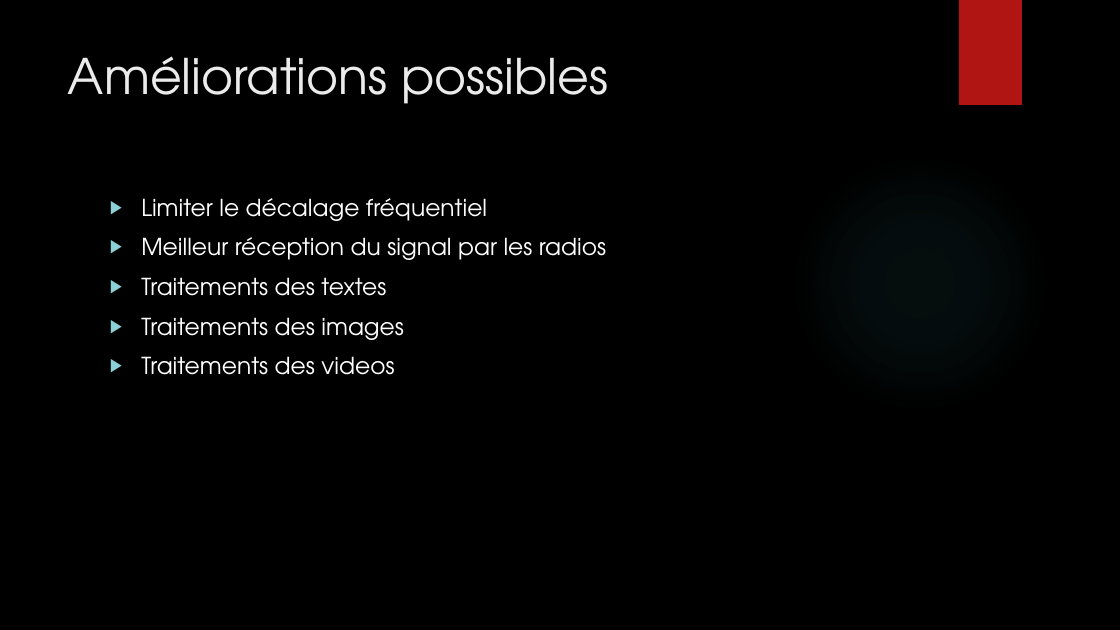
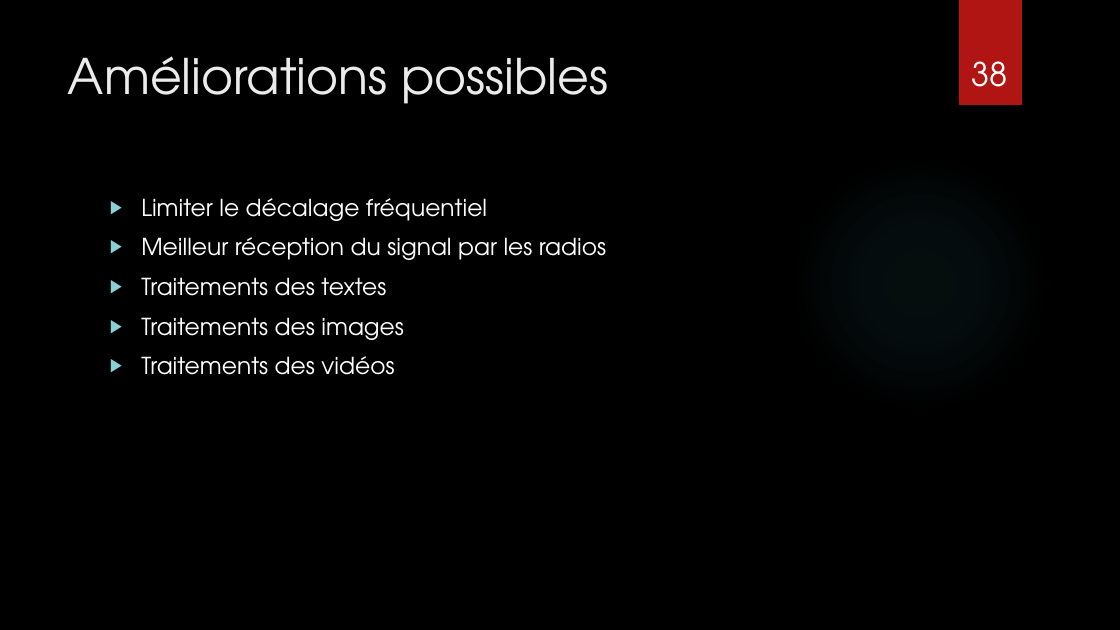
Before and after one commit to eponta/projet_th_S8, a slide deck: slide 38 of Présentation_final.pptx (slide 29 before the commit). Drawn at 1120x630 pixels with LibreOffice and Linux fonts; fonts in the diff are those of the drawing; background and template pictures are left out. Boxes give left, top, right and bottom in pixels: in the first picture for what was removed or moved away, otherwise in the second. Text is boxed around its words. In the diff, an @@ line names an element or a change of style, - is before the commit and + after.

```diff
--- a/Présentation_final.pptx
+++ b/Présentation_final.pptx
@@ page number added at (x1=971, y1=61, x2=1007, y2=87), 28 pt, text #FFFFFF @@
+38
@@ text at (x1=141, y1=356, x2=394, y2=375): text changed @@
-▶ Traitements des videos
+▶ Traitements des vidéos
```
Also in this commit, not shown: 22 other slides changed, 15 slides added, 6 slides removed, 5 other files.
